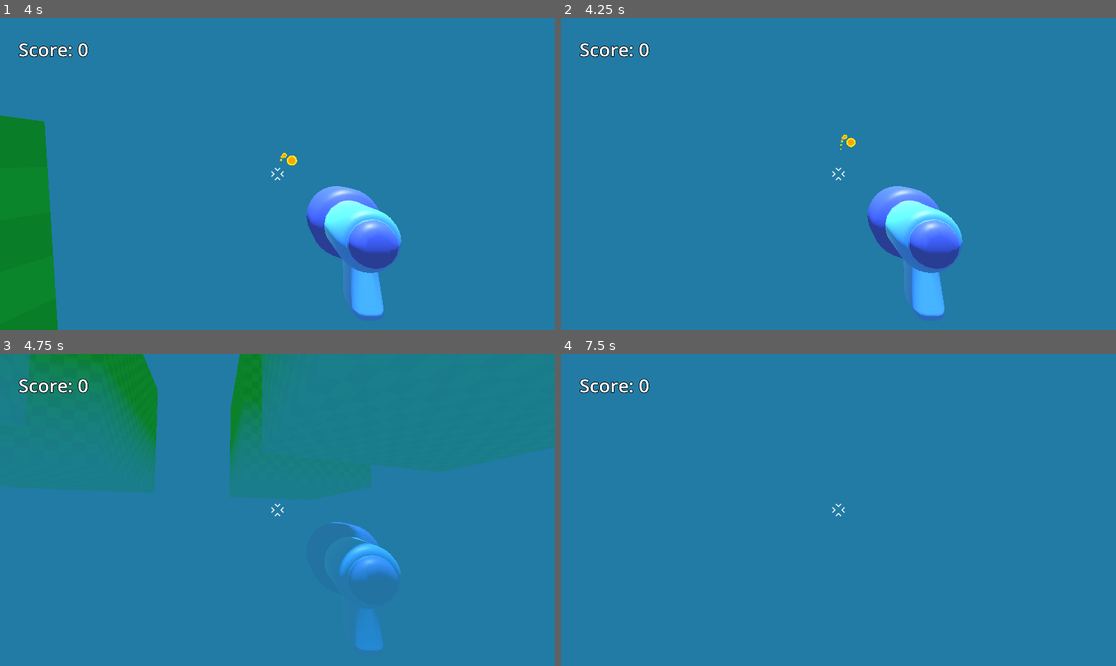
Above: before the commit, frames 1-4 (two rows, left to right).
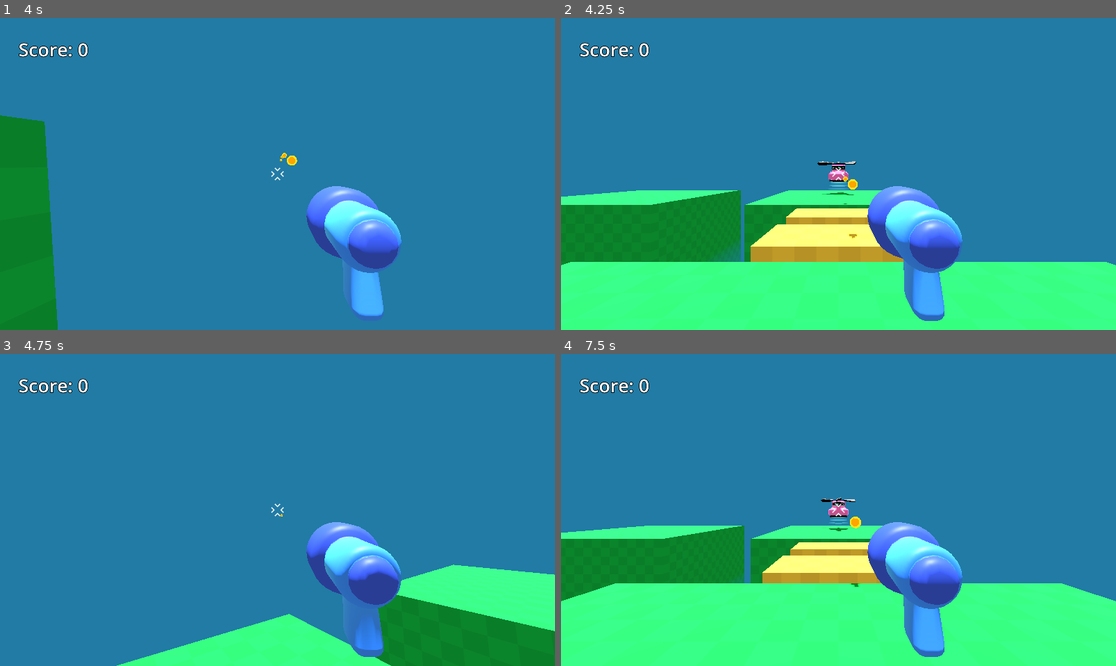
Above: after the commit, the same moments.

Repository: autrera/tutorial-fps-survivors-arena
Game: Godot game, scene res://game.tscn
Same seed, same stepped clock (60 frames per second), same inputs: the game is played once before the commit and once after it.
Inputs (mouse positions are in pixels of both pictures, inside the frame that each line leads up to):
- Up to frame 1 (4 s): move the mouse to (305, 174) at 0.52 s; press the mouse at (305, 174) at 0.53 s; hold W (move_forward) from 0.53 s (still down); tap Space (jump) at 0.77, 1.52, 3.02, 3.77 s; move the mouse to (249, 174) at 1.27 s; release the mouse at (249, 174) at 1.28 s; click (249, 174) at 1.35 s; move the mouse to (288, 167) at 2.02 s; press the mouse at (288, 167) at 2.03 s; move the mouse to (271, 180) at 2.77 s; release the mouse at (271, 180) at 2.78 s; click (271, 180) at 2.85 s; move the mouse to (316, 177) at 3.52 s; press the mouse at (316, 177) at 3.53 s
- Up to frame 2 (4.25 s): keep holding W (move_forward)
- Up to frame 3 (4.75 s): keep holding W (move_forward); move the mouse to (233, 506) at 4.27 s; release the mouse at (233, 506) at 4.28 s; click (233, 506) at 4.35 s; tap Space (jump) at 4.52 s
- Up to frame 4 (7.5 s): move the mouse to (844, 510) at 5.02 s; press the mouse at (844, 510) at 5.03 s; move the mouse to (816, 503) at 5.77 s; release W (move_forward) at 5.78 s; release the mouse at (816, 503) at 5.78 s; hold D (move_right) 5.78-6.53 s; click (816, 503) at 5.85 s; tap Space (jump) at 6.02, 6.77 s; move the mouse to (866, 510) at 6.52 s; press the mouse at (866, 510) at 6.53 s; hold W (move_forward) from 6.53 s (still down); move the mouse to (810, 510) at 7.27 s; release the mouse at (810, 510) at 7.28 s; click (810, 510) at 7.35 s

Frame 1 is identical in both runs. In frame 2, 34% of the frame differs, in the area x 0-100%, y 37-100%; in frame 3, 51%, in the area x 0-100%, y 0-100%; in frame 4, 38%.

Commit message:
Reload the game on touching the kill plane

Diff:
--- a/game.gd
+++ b/game.gd
@@ -9,3 +9,7 @@
 
 func _on_mob_spawner_3d_mob_spawned(mob: Variant) -> void:
 	mob.died.connect(increase_score)
+
+
+func _on_kill_plane_body_entered(body: Node3D) -> void:
+	get_tree().reload_current_scene()
--- a/game.tscn
+++ b/game.tscn
@@ -95,3 +95,4 @@
 environment = SubResource("Environment_80nbo")
 
 [connection signal="mob_spawned" from="MobSpawner3D" to="." method="_on_mob_spawner_3d_mob_spawned"]
+[connection signal="body_entered" from="KillPlane" to="." method="_on_kill_plane_body_entered"]
